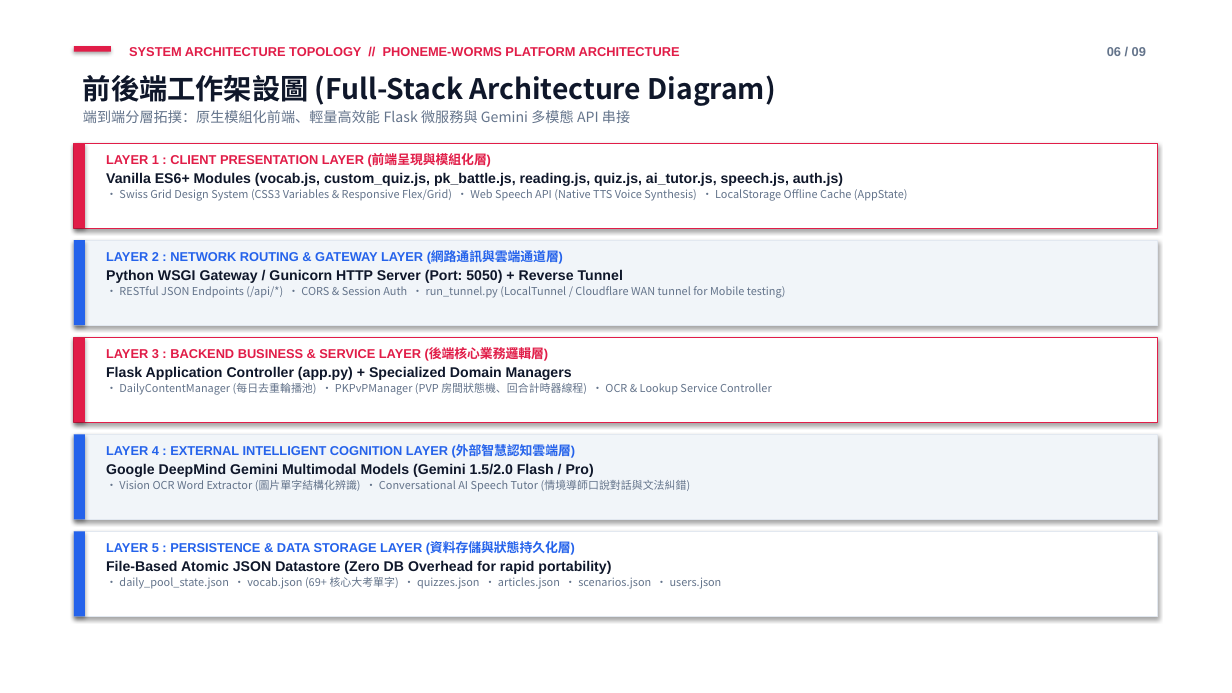
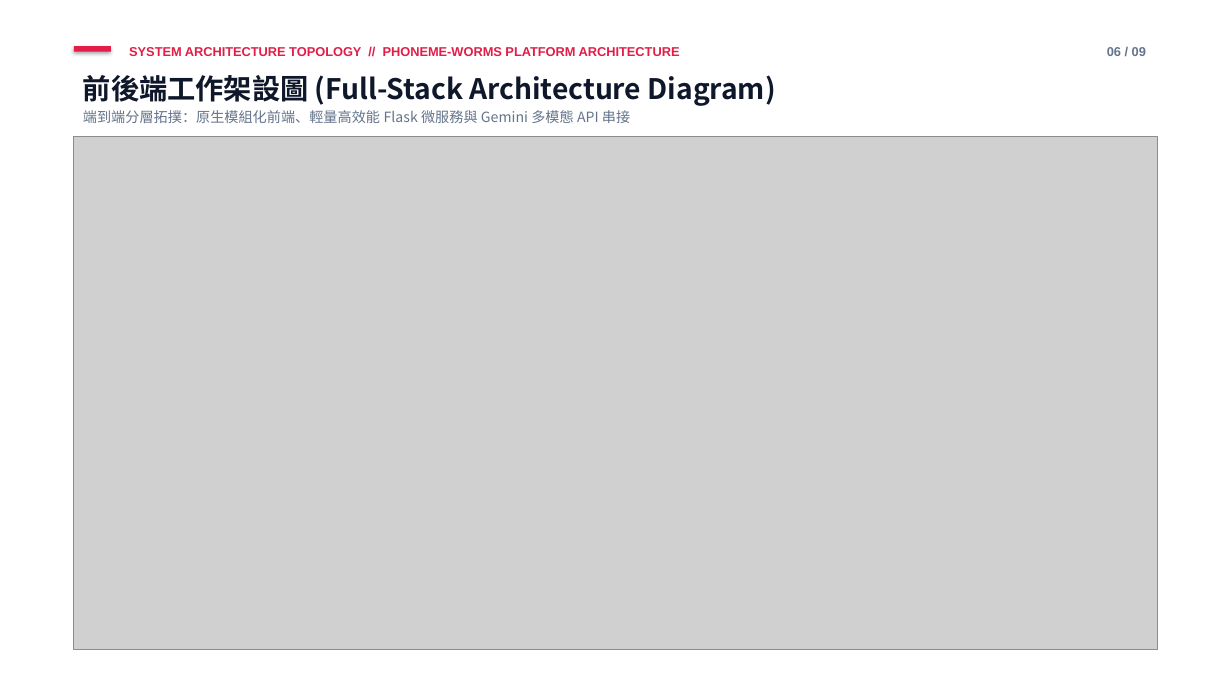
Before and after one commit to qwu302383-lang/Phoneme-Worms, a slide deck: slide 6 of Phoneme-Worms_功能與前後端架構簡報(瑞士風).pptx. Drawn at 1232x693 pixels with LibreOffice and Linux fonts; fonts in the diff are those of the drawing; grey boxes stand for pictures. Boxes give left, top, right and bottom in pixels: in the first picture for what was removed or moved away, otherwise in the second. Text is boxed around its words. In the diff, an @@ line names an element or a change of style, - is before the commit and + after.

Commit message:
docs: embed high-resolution Swiss-style architecture topology diagram directly into Slide 6

```diff
--- a/Phoneme-Worms_功能與前後端架構簡報(瑞士風).pptx
+++ b/Phoneme-Worms_功能與前後端架構簡報(瑞士風).pptx
@@ rectangle removed at (x1=74, y1=143, x2=1158, y2=228) @@
@@ rectangle removed at (x1=74, y1=143, x2=85, y2=228) @@
@@ picture added at (x1=74, y1=137, x2=1158, y2=650) @@
@@ text removed at (x1=106, y1=154, x2=908, y2=201) @@
-LAYER 1 : CLIENT PRESENTATION LAYER (前端呈現與模組化層)
-Vanilla ES6+ Modules (vocab.js, custom_quiz.js, pk_battle.js, reading.js, quiz.js, ai_tutor.js, speech.js, auth.js)
-• Swiss Grid Design System (CSS3 Variables & Responsive Flex/Grid) • Web Speech API (Native TTS Voice Synthesis) • LocalStorage Offline Cache (AppState)
@@ rectangle removed at (x1=74, y1=240, x2=1158, y2=325) @@
@@ rectangle removed at (x1=74, y1=240, x2=85, y2=325) @@
@@ text removed at (x1=106, y1=251, x2=786, y2=298) @@
-LAYER 2 : NETWORK ROUTING & GATEWAY LAYER (網路通訊與雲端通道層)
-Python WSGI Gateway / Gunicorn HTTP Server (Port: 5050) + Reverse Tunnel
-• RESTful JSON Endpoints (/api/*) • CORS & Session Auth • run_tunnel.py (LocalTunnel / Cloudflare WAN tunnel for Mobile testing)
@@ rectangle removed at (x1=74, y1=337, x2=1158, y2=422) @@
@@ rectangle removed at (x1=74, y1=337, x2=85, y2=422) @@
@@ text removed at (x1=106, y1=348, x2=772, y2=395) @@
-LAYER 3 : BACKEND BUSINESS & SERVICE LAYER (後端核心業務邏輯層)
-Flask Application Controller (app.py) + Specialized Domain Managers
-• DailyContentManager (每日去重輪播池) • PKPvPManager (PVP 房間狀態機、回合計時器線程) • OCR & Lookup Service Controller
@@ rectangle removed at (x1=74, y1=434, x2=1158, y2=519) @@
@@ rectangle removed at (x1=74, y1=434, x2=85, y2=519) @@
@@ text removed at (x1=106, y1=445, x2=691, y2=492) @@
-LAYER 4 : EXTERNAL INTELLIGENT COGNITION LAYER (外部智慧認知雲端層)
-Google DeepMind Gemini Multimodal Models (Gemini 1.5/2.0 Flash / Pro)
-• Vision OCR Word Extractor (圖片單字結構化辨識) • Conversational AI Speech Tutor (情境導師口說對話與文法糾錯)
@@ rectangle removed at (x1=74, y1=531, x2=1158, y2=616) @@
@@ rectangle removed at (x1=74, y1=531, x2=85, y2=616) @@
@@ text removed at (x1=106, y1=542, x2=722, y2=589) @@
-LAYER 5 : PERSISTENCE & DATA STORAGE LAYER (資料存儲與狀態持久化層)
-File-Based Atomic JSON Datastore (Zero DB Overhead for rapid portability)
-• daily_pool_state.json • vocab.json (69+ 核心大考單字) • quizzes.json • articles.json • scenarios.json • users.json
```
Also in this commit, not shown: 2 other files.
